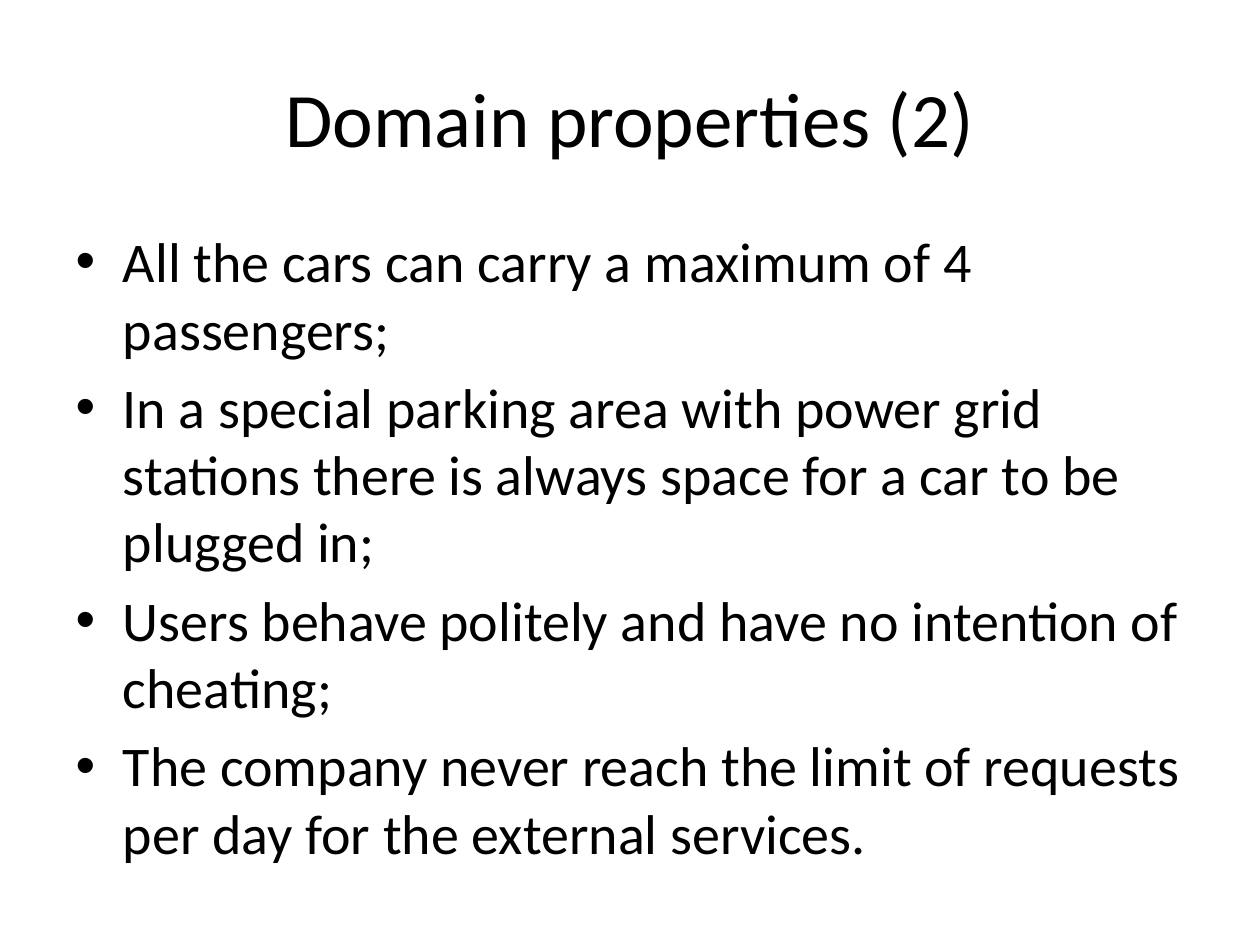
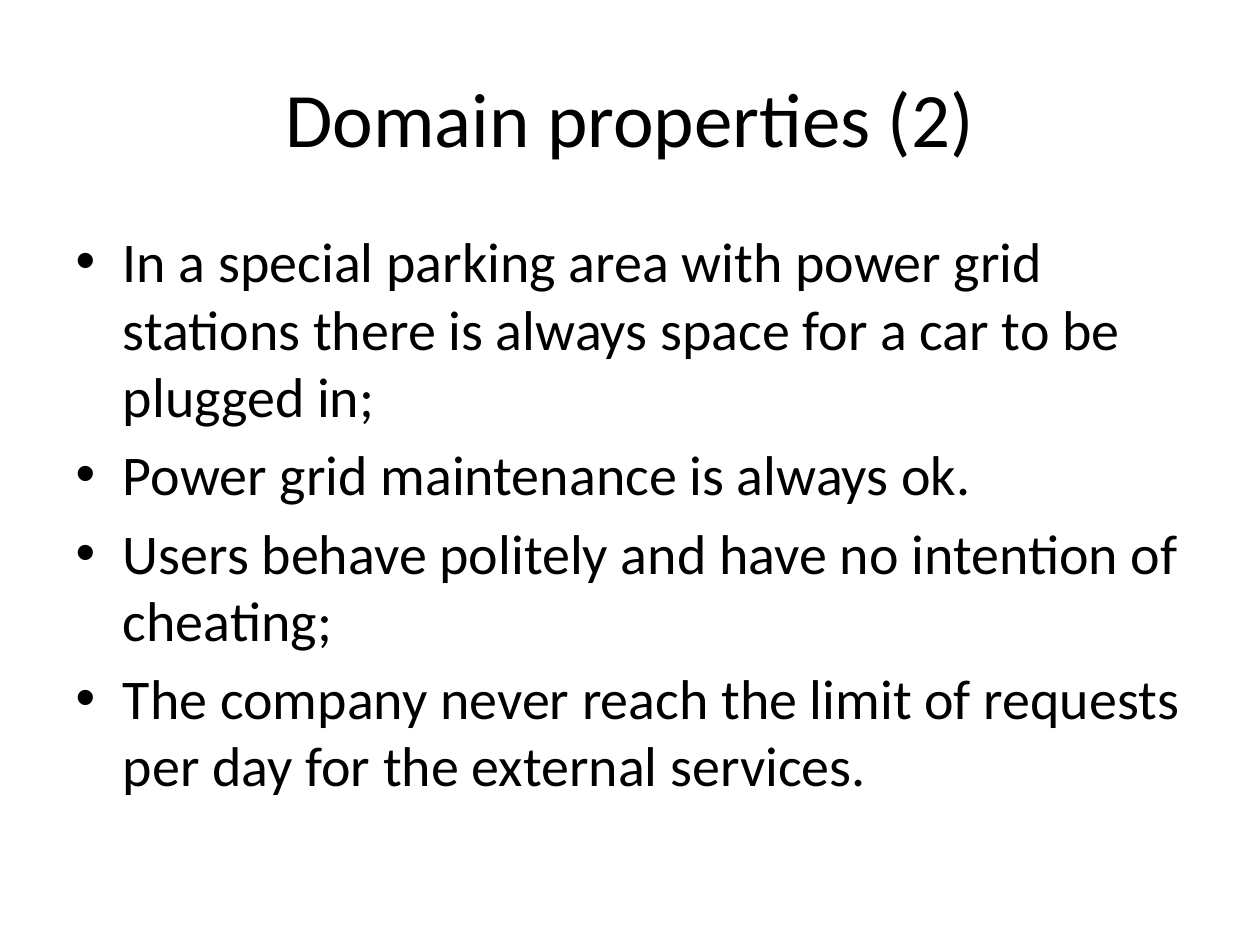
Before and after one commit to cattaneo-riccardo/PowerEnjoy, a slide deck: slide 8 of RASD/presentation/RASD_presentation.pptx. Drawn at 1260x945 pixels with LibreOffice and Linux fonts; fonts in the diff are those of the drawing. Boxes give left, top, right and bottom in pixels: in the first picture for what was removed or moved away, otherwise in the second. Text is boxed around its words. In the diff, an @@ line names an element or a change of style, - is before the commit and + after.

```diff
--- a/RASD/presentation/RASD_presentation.pptx
+++ b/RASD/presentation/RASD_presentation.pptx
@@ text at (x1=123, y1=243, x2=971, y2=360): paragraph removed @@
-• All the cars can carry a maximum of 4 passengers;
@@ text at (x1=123, y1=456, x2=970, y2=505): paragraph added @@
+• Power grid maintenance is always ok.
```
Also in this commit, not shown: 8 other slides changed, 1 slide removed, 1 other file.
